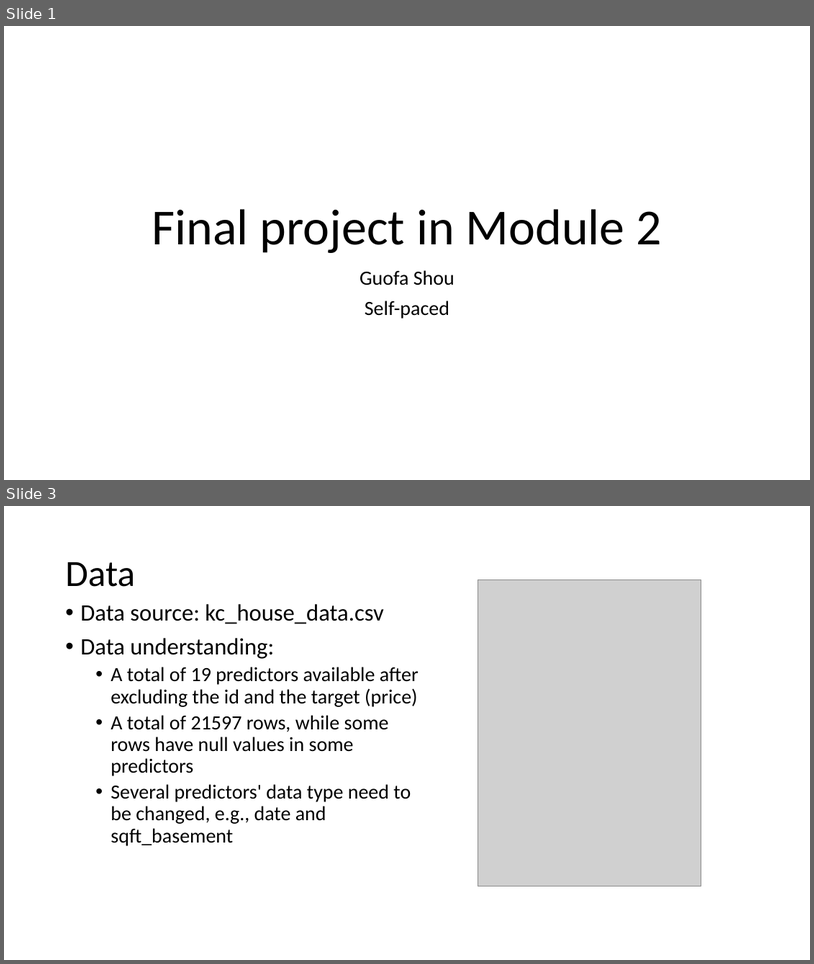
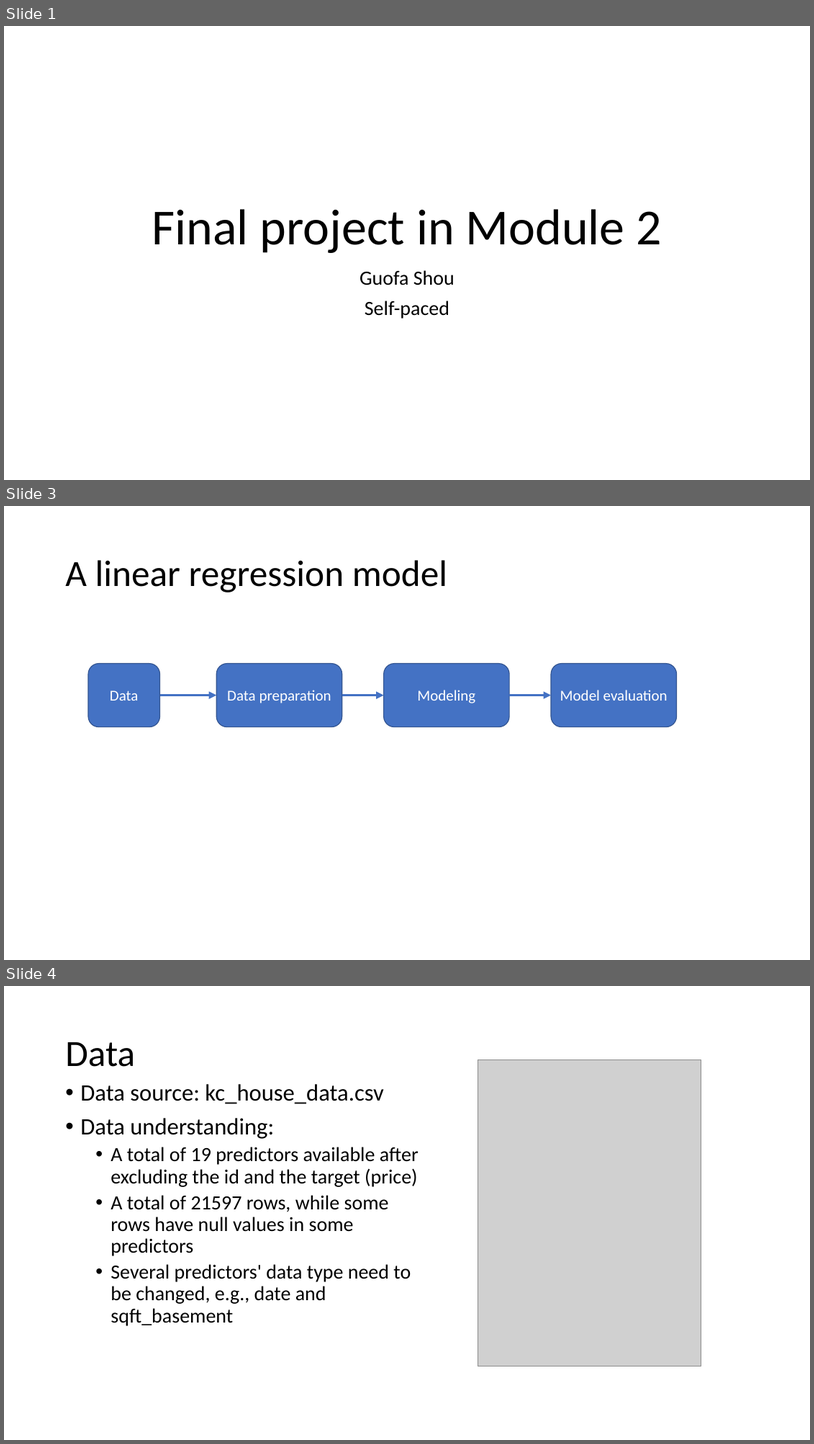
Before and after one commit to learn-co-curriculum/dsc-phase-2-project, a slide deck: Presentation_project2.pptx. Shown one above the other, each under a label of ours: slides 1 and 3 before the commit, slides 1, 3 and 4 after it; the slides between them are not shown. The pictures are 814x964 and 814x1444 pixels, drawn with LibreOffice and Linux fonts; fonts in the diff are those of the drawing; grey boxes stand for pictures. Boxes give left, top, right and bottom in pixels: in the first picture for what was removed or moved away, otherwise in the second. Text is boxed around its words. In the diff, an @@ line names an element or a change of style, - is before the commit and + after.

```diff
--- a/Presentation_project2.pptx
+++ b/Presentation_project2.pptx
@@ slide 3 added at bbox=[4, 506, 810, 960], background #FFFFFF @@
@@ title added at bbox=[65, 560, 448, 592], 44 pt, text #000000 @@
+A linear regression model
@@ rounded rectangle added at bbox=[88, 663, 160, 727], fill #4472C4, outline #325491 1 pt, 18 pt, text #FFFFFF @@
+Data
@@ rounded rectangle added at bbox=[216, 663, 342, 727], fill #4472C4, outline #325491 1 pt, 18 pt, text #FFFFFF @@
+Data preparation
@@ rounded rectangle added at bbox=[384, 663, 509, 727], fill #4472C4, outline #325491 1 pt, 18 pt, text #FFFFFF @@
+Modeling
@@ rounded rectangle added at bbox=[551, 663, 677, 727], fill #4472C4, outline #325491 1 pt, 18 pt, text #FFFFFF @@
+Model evaluation
@@ arrow added from (160, 695) to (216, 695), #4472C4 3 pt @@
@@ arrow added from (342, 695) to (384, 695), #4472C4 3 pt @@
@@ arrow added from (509, 695) to (551, 695), #4472C4 3 pt @@
@@ what was slide 3 is now slide 4 @@
```
Also in this commit, not shown: 2 slides changed, 2 slides removed, 1 other file.
